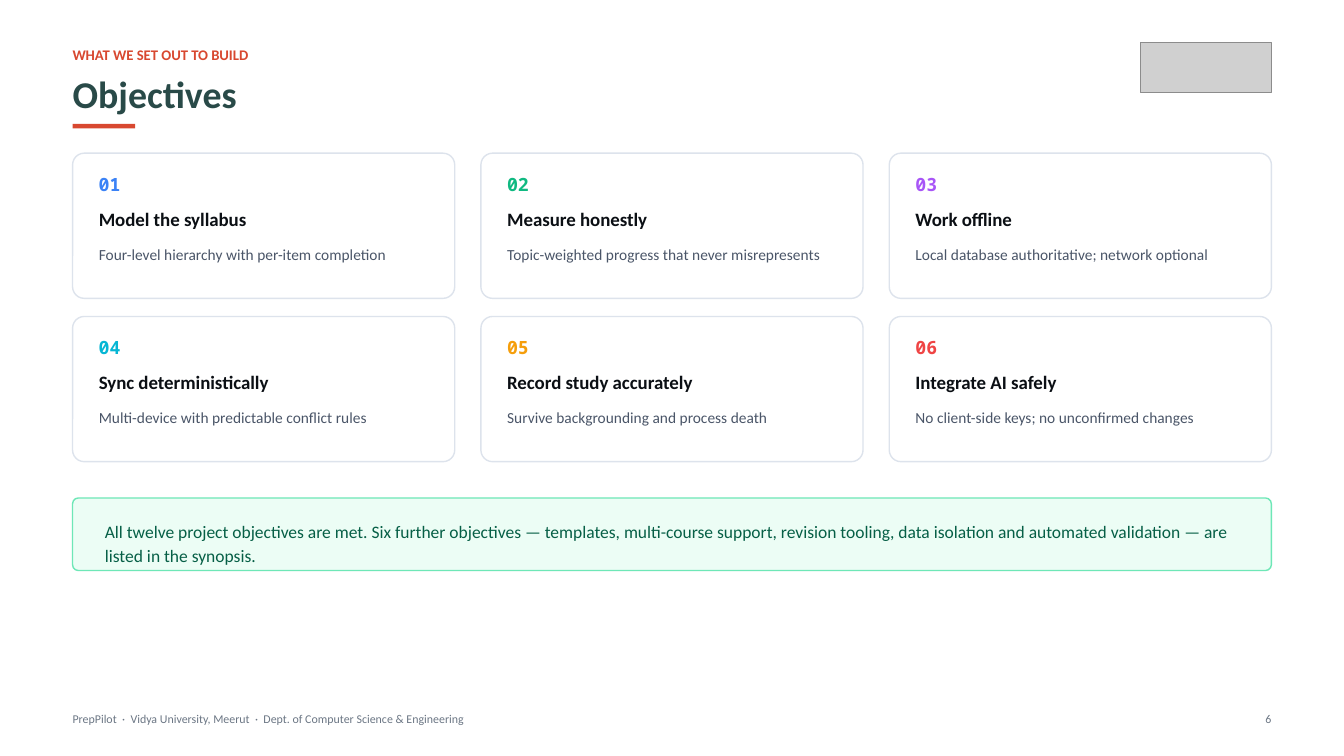
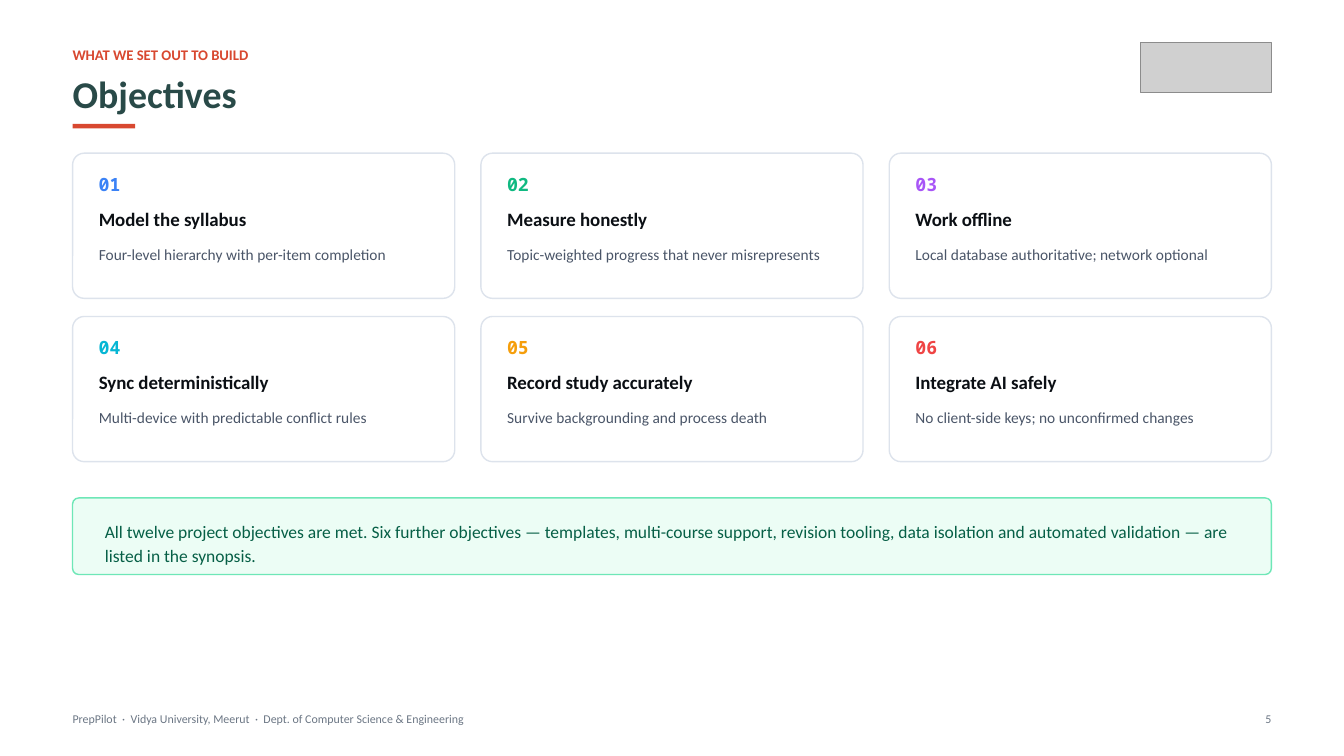
Before and after one commit to Archiit-jain/preppilot, a slide deck: slide 5 of docs/PrepPilot_First_Project_Presentation.pptx (slide 6 before the commit). Drawn at 1344x756 pixels with LibreOffice and Linux fonts; fonts in the diff are those of the drawing; grey boxes stand for pictures. Boxes give left, top, right and bottom in pixels: in the first picture for what was removed or moved away, otherwise in the second. Text is boxed around its words. In the diff, an @@ line names an element or a change of style, - is before the commit and + after.

```diff
--- a/docs/PrepPilot_First_Project_Presentation.pptx
+++ b/docs/PrepPilot_First_Project_Presentation.pptx
@@ rounded rectangle resized from (x1=73, y1=498, x2=1271, y2=571) to (x1=73, y1=498, x2=1271, y2=575) @@
@@ text at (x1=1265, y1=715, x2=1271, y2=723): text changed @@
-6
+5
```
Also in this commit, not shown: 17 other slides changed, 1 slide added, 10 slides removed, 6 other files.
